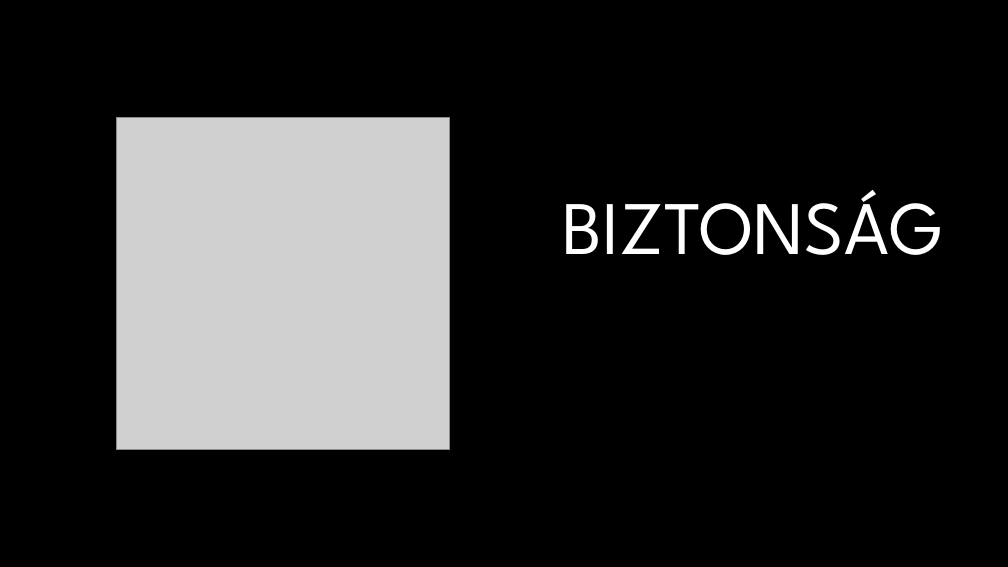
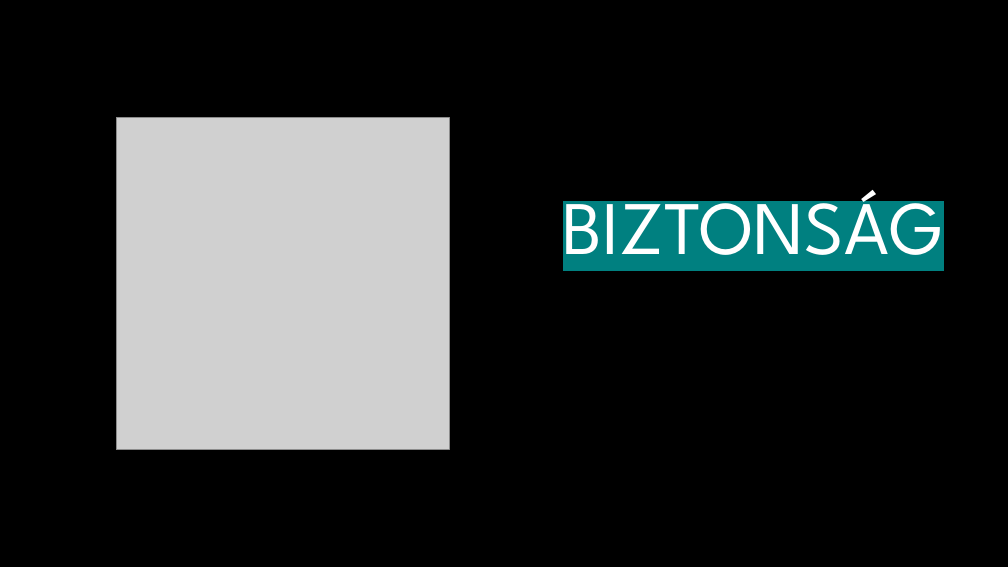
Before and after one commit to somogyib05/InterFaces, a slide deck: slide 6 of Projekt.pptx. Drawn at 1008x567 pixels with LibreOffice and Linux fonts; fonts in the diff are those of the drawing; grey boxes stand for pictures; background and template pictures are left out. Boxes give left, top, right and bottom in pixels: in the first picture for what was removed or moved away, otherwise in the second. Text is boxed around its words. In the diff, an @@ line names an element or a change of style, - is before the commit and + after.

```diff
--- a/Projekt.pptx
+++ b/Projekt.pptx
@@ title "BIZTONSÁG" at <box>563,178,944,277</box>: highlight none to #008080 @@
```
Also in this commit, not shown: 3 other slides changed.
